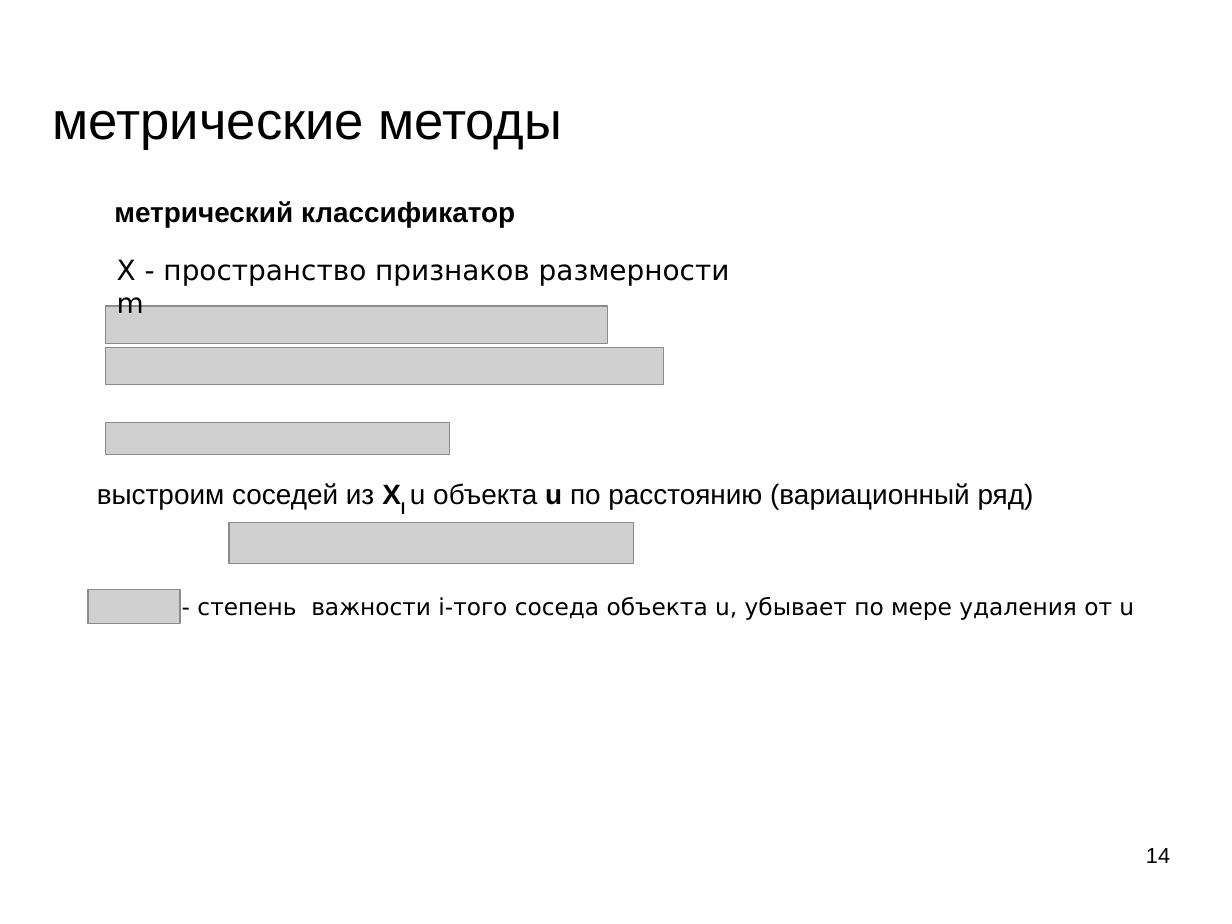
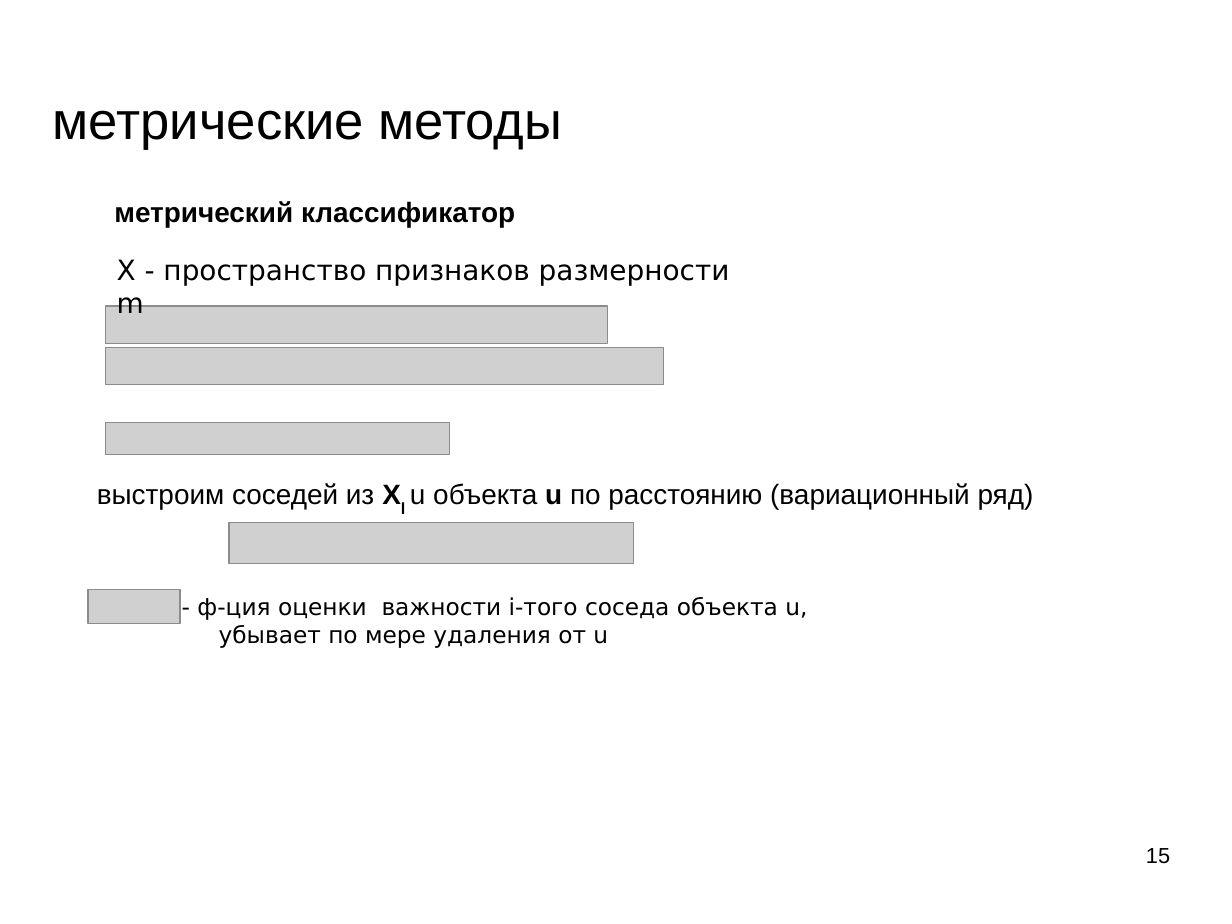
Before and after one commit to mechanoid5/ml_lectorium_legacy, a slide deck: slide 15 of 03-metric.odp (slide 14 before the commit). Drawn at 1232x924 pixels with LibreOffice and Linux fonts; fonts in the diff are those of the drawing; grey boxes stand for pictures; background and template pictures are left out. Boxes give left, top, right and bottom in pixels: in the first picture for what was removed or moved away, otherwise in the second. Text is boxed around its words. In the diff, an @@ line names an element or a change of style, - is before the commit and + after.

```diff
--- a/03-metric.odp
+++ b/03-metric.odp
@@ text at <box>197,597,807,648</box>: text changed @@
-- степень важности i-того соседа объекта u, убывает по мере удаления от u
+- ф-ция оценки важности i-того соседа объекта u,
+убывает по мере удаления от u
@@ page number at <box>1146,848,1170,864</box>: text changed @@
-14
+15
```
Also in this commit, not shown: 7 other slides changed, 1 slide added, 1 other file.
